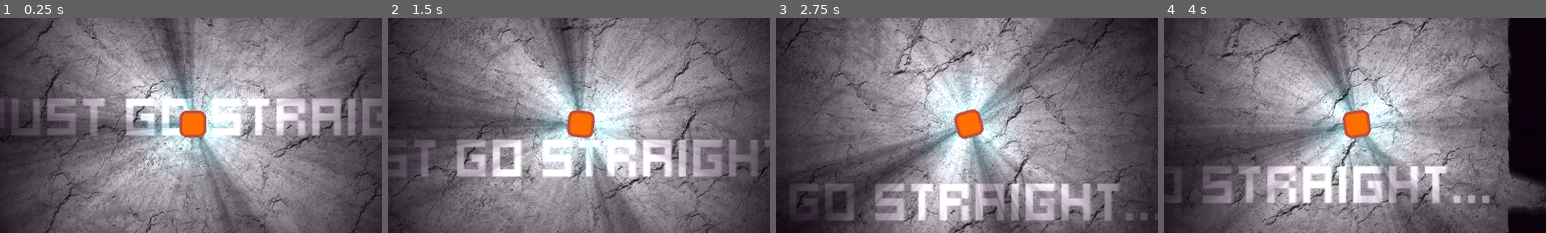
Above: before the commit, frames 1-4 (left to right).
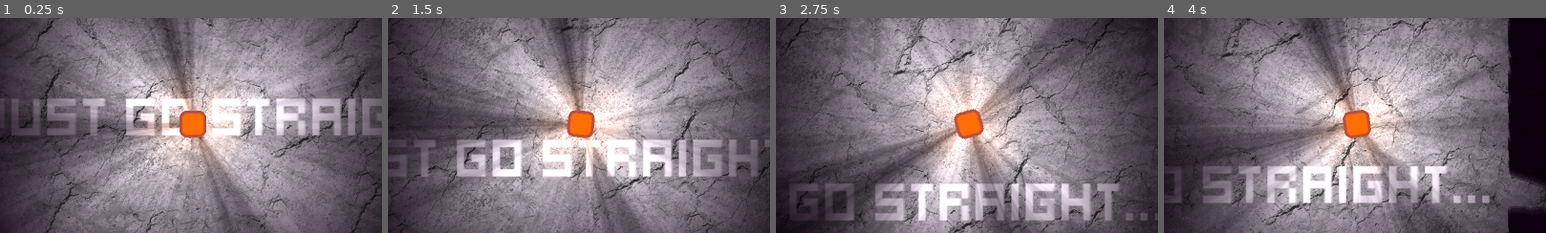
Above: after the commit, the same moments.

Repository: kurilluk/FITJam24
Game: Godot game, scene res://scenes/level01.tscn
Same seed, same stepped clock (60 frames per second), same inputs: the game is played once before the commit and once after it.
Inputs (mouse positions are % of the whole screen's width and height, from its top left):
- Up to frame 1 (0.25 s): no input
- Up to frame 2 (1.5 s): tap Enter at 0.5 s; move the mouse to (72, 45) at 0.52 s; press the mouse at (72, 45) at 0.53 s; hold Right (ui_right) 0.53-1.28 s; move the mouse to (30, 55) at 1.27 s; release the mouse at (30, 55) at 1.28 s; hold Down (ui_down) from 1.28 s (still down); right-click (30, 55) at 1.35 s
- Up to frame 3 (2.75 s): move the mouse to (60, 28) at 2.02 s; release Down (ui_down) at 2.03 s; press the mouse at (60, 28) at 2.03 s; hold Right (ui_right) from 2.03 s (still down)
- Up to frame 4 (4 s): move the mouse to (45, 70) at 2.77 s; release Right (ui_right) at 2.78 s; release the mouse at (45, 70) at 2.78 s; hold Up (ui_up) 2.78-3.53 s; right-click (45, 70) at 2.85 s; click (45, 70) at 2.92 s; move the mouse to (80, 65) at 3.52 s; press the mouse at (80, 65) at 3.53 s; hold Left (ui_left) from 3.53 s (still down)
The pictures show only the part of the screen within x 25-75%, y 25-75%; the shares and areas given below are measured in that part.

The runs differ from the first frame. In frame 1, 2.1% of the frame differs, in the area x 38-61%, y 31-67%; in frame 2, 2.3%; in frame 3, 2.7%, in the area x 40-60%, y 29-68%; in frame 4, 2.5%.

Commit message:
End is there

Diff:
--- a/project.godot
+++ b/project.godot
@@ -13,7 +13,7 @@
 config/name="FITJam24_NotAlone"
 run/main_scene="res://scenes/level01.tscn"
 config/features=PackedStringArray("4.2", "GL Compatibility")
-config/icon="res://icon.svg"
+config/icon="res://images/icon.png"
 
 [autoload]
 
--- /dev/null
+++ b/scenes/end.tscn
@@ -0,0 +1,37 @@
+[gd_scene load_steps=4 format=3 uid="uid://c5bsyqbmsg1ml"]
+
+[ext_resource type="Texture2D" uid="uid://cubkena4imcpb" path="res://images/LightMap-assets/light.png" id="1_qyts2"]
+[ext_resource type="Texture2D" uid="uid://dwausk2s72ed1" path="res://images/helper.png" id="2_ux7jf"]
+
+[sub_resource type="CanvasItemMaterial" id="CanvasItemMaterial_4tuws"]
+light_mode = 1
+
+[node name="End" type="Node2D"]
+
+[node name="Node2D" type="Node2D" parent="."]
+modulate = Color(0, 1, 1, 1)
+
+[node name="OverLight" type="PointLight2D" parent="Node2D"]
+rotation = 0.523599
+scale = Vector2(0.5, 0.5)
+color = Color(1, 1, 0.384314, 1)
+energy = 0.29
+texture = ExtResource("1_qyts2")
+texture_scale = 1.07
+
+[node name="Light" type="PointLight2D" parent="Node2D"]
+scale = Vector2(0.652344, 0.621094)
+color = Color(0, 1, 0.156863, 1)
+energy = 2.0
+shadow_enabled = true
+shadow_filter = 1
+shadow_filter_smooth = 4.0
+texture = ExtResource("1_qyts2")
+texture_scale = 1.69
+
+[node name="Sprite2D" type="Sprite2D" parent="."]
+modulate = Color(0, 1, 1, 1)
+z_index = 7
+texture_filter = 1
+material = SubResource("CanvasItemMaterial_4tuws")
+texture = ExtResource("2_ux7jf")
--- a/scenes/level01.tscn
+++ b/scenes/level01.tscn
@@ -1,10 +1,11 @@
-[gd_scene load_steps=13 format=3 uid="uid://biogjax4fxdhd"]
+[gd_scene load_steps=14 format=3 uid="uid://biogjax4fxdhd"]
 
 [ext_resource type="Theme" uid="uid://dhwpta7qgho67" path="res://UI/UI_theme.tres" id="1_rbyeo"]
 [ext_resource type="TileSet" uid="uid://drcy18v0gpc0d" path="res://tileset/Rocks.tres" id="2_275g0"]
 [ext_resource type="Texture2D" uid="uid://xxevbr8qqnmg" path="res://images/bar_cut_bitmap.png" id="2_f56y4"]
 [ext_resource type="Script" path="res://scripts/astarUniversal.gd" id="3_preer"]
 [ext_resource type="Texture2D" uid="uid://8ohvsc1ifcrc" path="res://images/cracked-rock-1024x1024-assets/rock.png" id="4_fy0y7"]
+[ext_resource type="PackedScene" uid="uid://c5bsyqbmsg1ml" path="res://scenes/end.tscn" id="10_djf73"]
 [ext_resource type="Script" path="res://scripts/Tramps.gd" id="10_prte6"]
 [ext_resource type="PackedScene" uid="uid://btqmn3pt72x8f" path="res://scenes/player.tscn" id="12_te7ba"]
 [ext_resource type="Script" path="res://scripts/StressMeter.gd" id="13_qp8cs"]
@@ -108,7 +109,7 @@
 [node name="Tramps" type="Node" parent="."]
 script = ExtResource("10_prte6")
 
-[node name="Control" type="Control" parent="."]
+[node name="LevelInfo" type="Control" parent="."]
 layout_mode = 3
 anchors_preset = 15
 anchor_right = 1.0
@@ -116,7 +117,7 @@
 grow_horizontal = 2
 grow_vertical = 2
 
-[node name="Label" type="Label" parent="Control"]
+[node name="LevelText" type="Label" parent="LevelInfo"]
 z_index = 101
 layout_mode = 0
 offset_left = 128.0
@@ -127,3 +128,6 @@
 theme_override_font_sizes/font_size = 96
 text = "Just go straight..."
 vertical_alignment = 1
+
+[node name="End" parent="." instance=ExtResource("10_djf73")]
+position = Vector2(2528, 544)
--- a/scenes/player.tscn
+++ b/scenes/player.tscn
@@ -87,7 +87,7 @@
 [node name="OverLight" type="PointLight2D" parent="Node2D"]
 rotation = 0.523599
 scale = Vector2(0.5, 0.5)
-color = Color(0.0666667, 1, 1, 1)
+color = Color(1, 0.431373, 0, 1)
 energy = 0.5
 texture = ExtResource("2_4bwnu")
 texture_scale = 1.03
Binary file added: images/icon.png
Not shown, added: images/icon.png.import
Not shown: 1 places in scenes/tramp.tscn that only renumber resources
